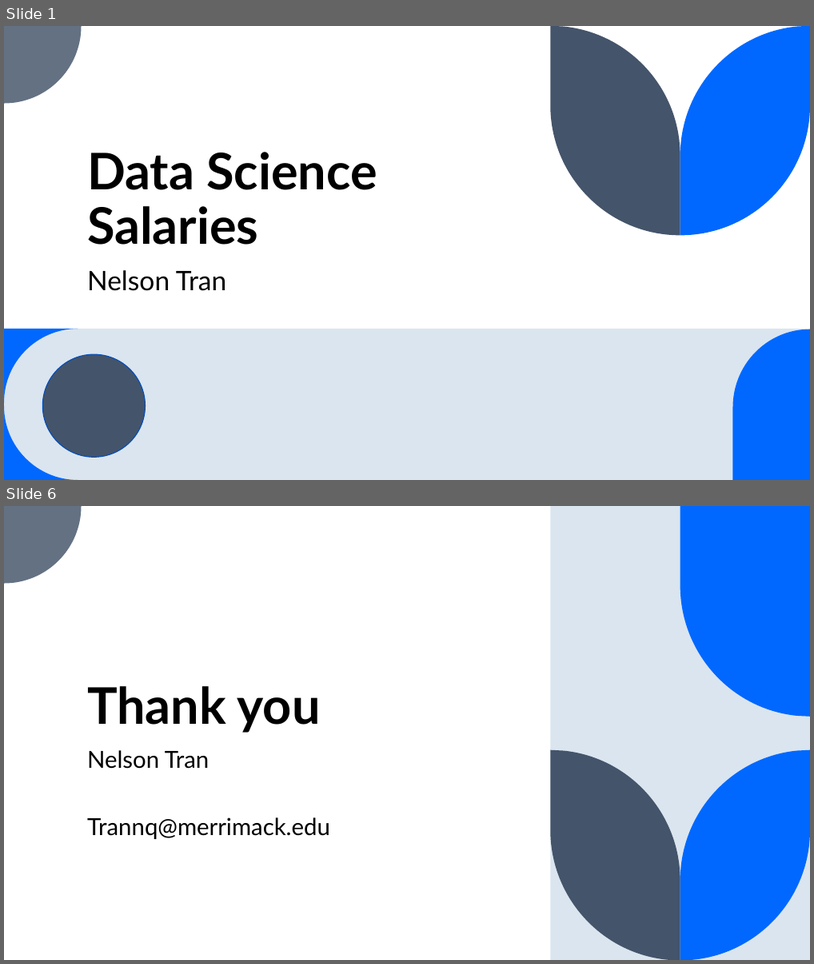
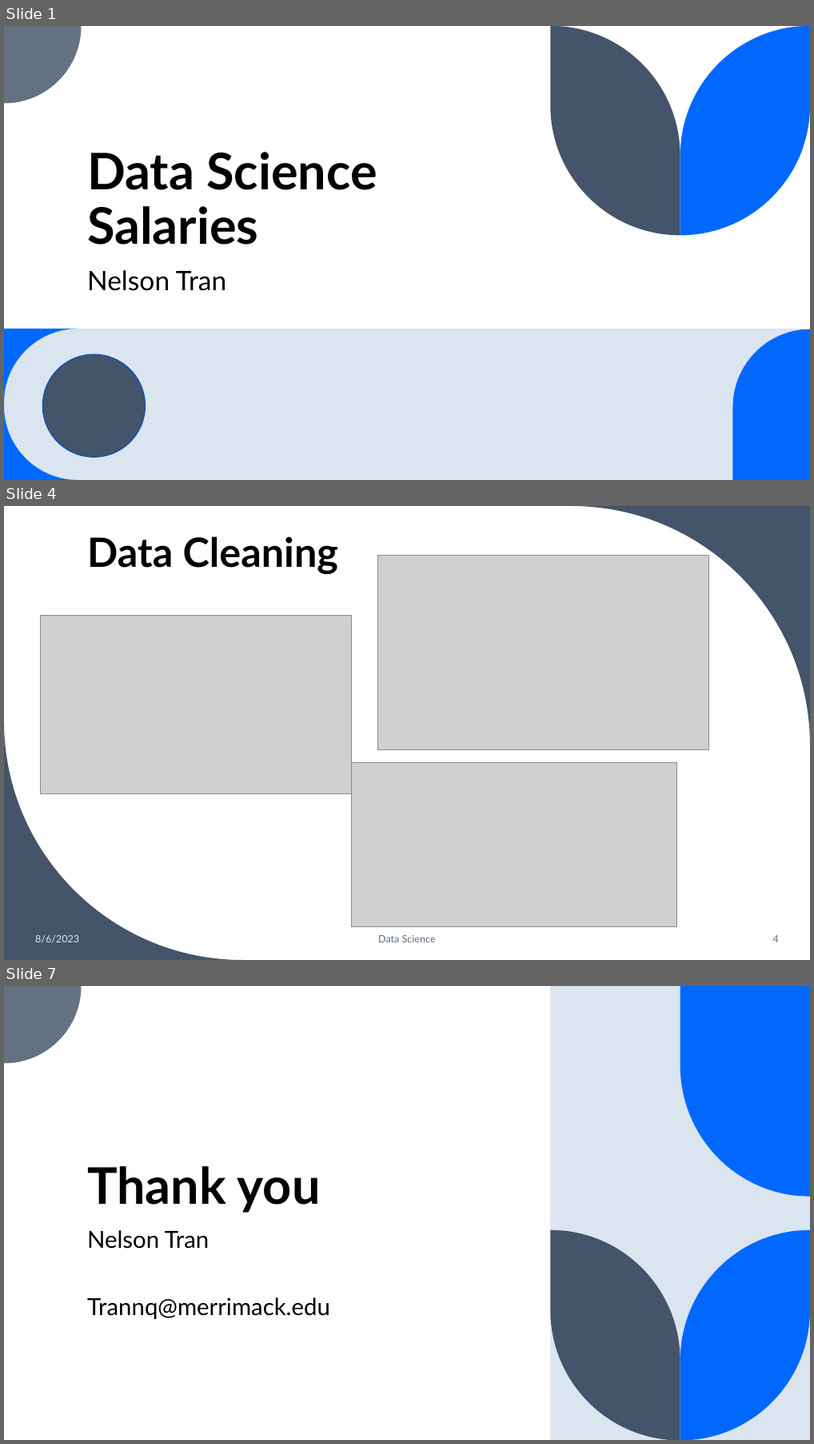
Before and after one commit to Nelsonqtran/DSE5002, a slide deck: R Project/R_Project_NT.pptx. Shown one above the other, each under a label of ours: slides 1 and 6 before the commit, slides 1, 4 and 7 after it; the slides between them are not shown. The pictures are 814x964 and 814x1444 pixels, drawn with LibreOffice and Linux fonts; fonts in the diff are those of the drawing; grey boxes stand for pictures. Boxes give left, top, right and bottom in pixels: in the first picture for what was removed or moved away, otherwise in the second. Text is boxed around its words. In the diff, an @@ line names an element or a change of style, - is before the commit and + after.

```diff
--- a/R Project/R_Project_NT.pptx
+++ b/R Project/R_Project_NT.pptx
@@ slide 4 added at (4, 506, 810, 960), background #FFFFFF @@
@@ freeform shape added at (571, 506, 810, 745), fill #44546A @@
@@ title added at (87, 536, 339, 574), 48 pt, text #000000, bold @@
+Data Cleaning
@@ picture added at (378, 555, 710, 749) @@
@@ picture added at (40, 616, 352, 793) @@
@@ freeform shape added at (4, 720, 243, 960), fill #44546A @@
@@ picture added at (352, 763, 678, 927) @@
@@ text added at (35, 935, 79, 943), 12 pt, text #DAE5EF @@
+8/6/2023
@@ text added at (378, 935, 436, 942), 12 pt, text #637183 @@
+Data Science
@@ page number added at (774, 935, 779, 942), 12 pt, text #637183 @@
+4
@@ what was slide 6 is now slide 7 @@
```
Also in this commit, not shown: 4 slides changed, 9 other files.
